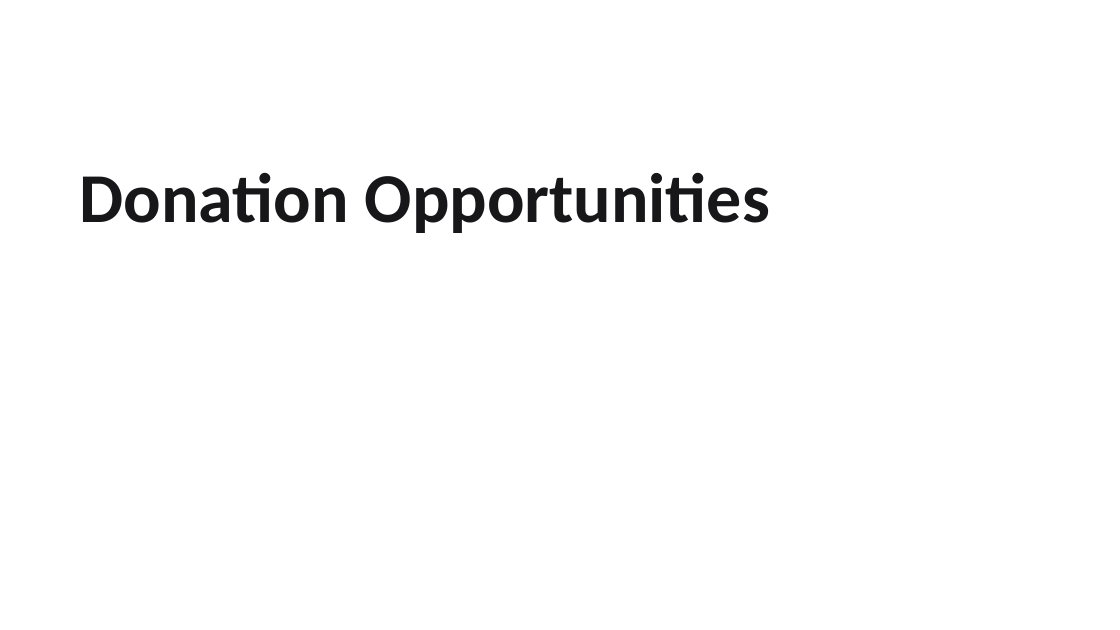
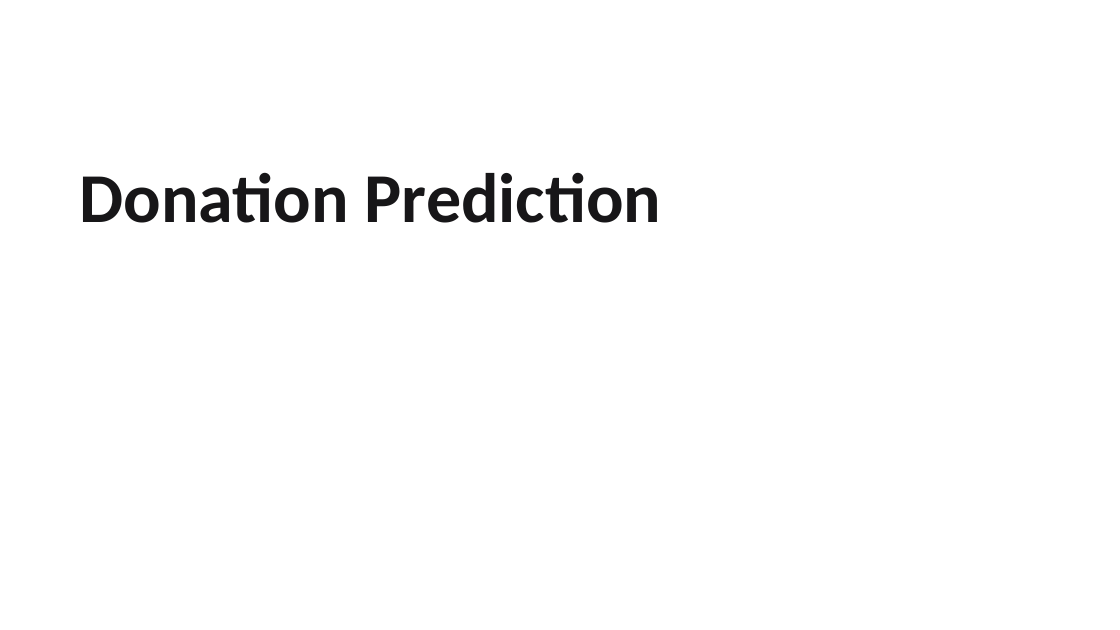
Before and after one commit to edimaudo/hackathon_coding_challenges, a slide deck: slide 12 of Apra/2025/apra_2025/Apra 2025 Data Science Challenge Deck.pptx (slide 13 before the commit). Drawn at 1120x630 pixels with LibreOffice and Linux fonts; fonts in the diff are those of the drawing; background and template pictures are left out. Boxes give left, top, right and bottom in pixels: in the first picture for what was removed or moved away, otherwise in the second. Text is boxed around its words. In the diff, an @@ line names an element or a change of style, - is before the commit and + after.

```diff
--- a/Apra/2025/apra_2025/Apra 2025 Data Science Challenge Deck.pptx
+++ b/Apra/2025/apra_2025/Apra 2025 Data Science Challenge Deck.pptx
@@ title at bbox=[80, 172, 662, 223]: text changed @@
-Donation Opportunities
+Donation Prediction
```
Also in this commit, not shown: 5 other slides changed, 3 slides added, 3 slides removed.
